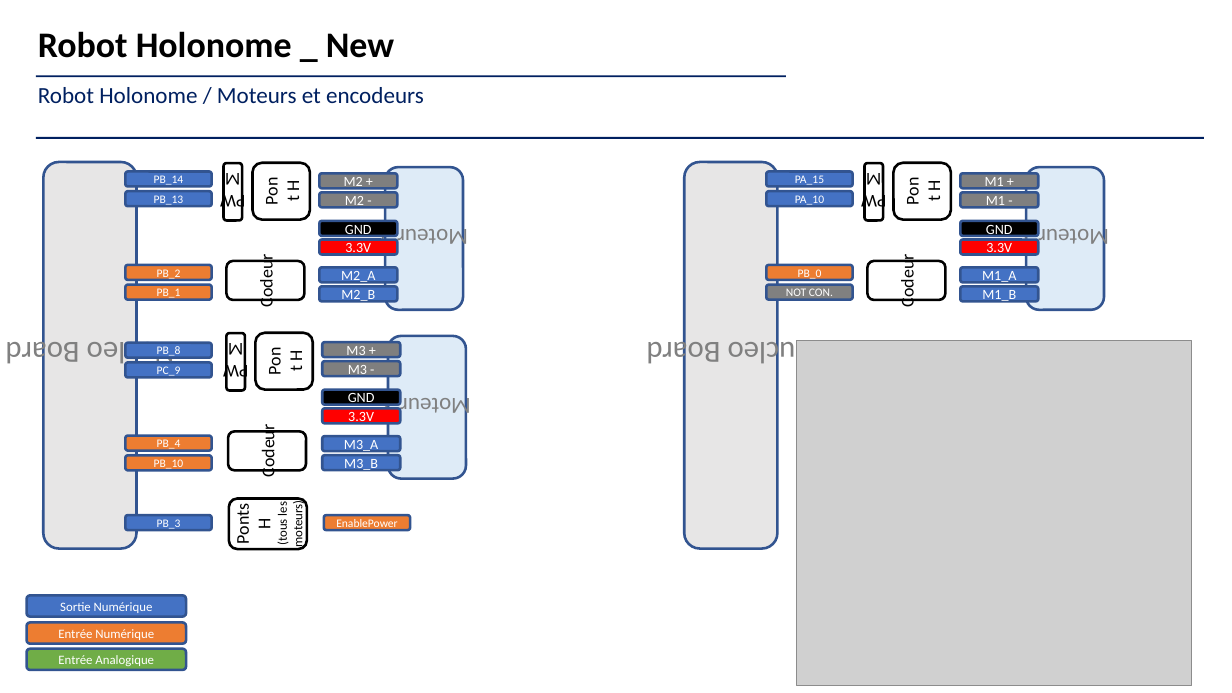
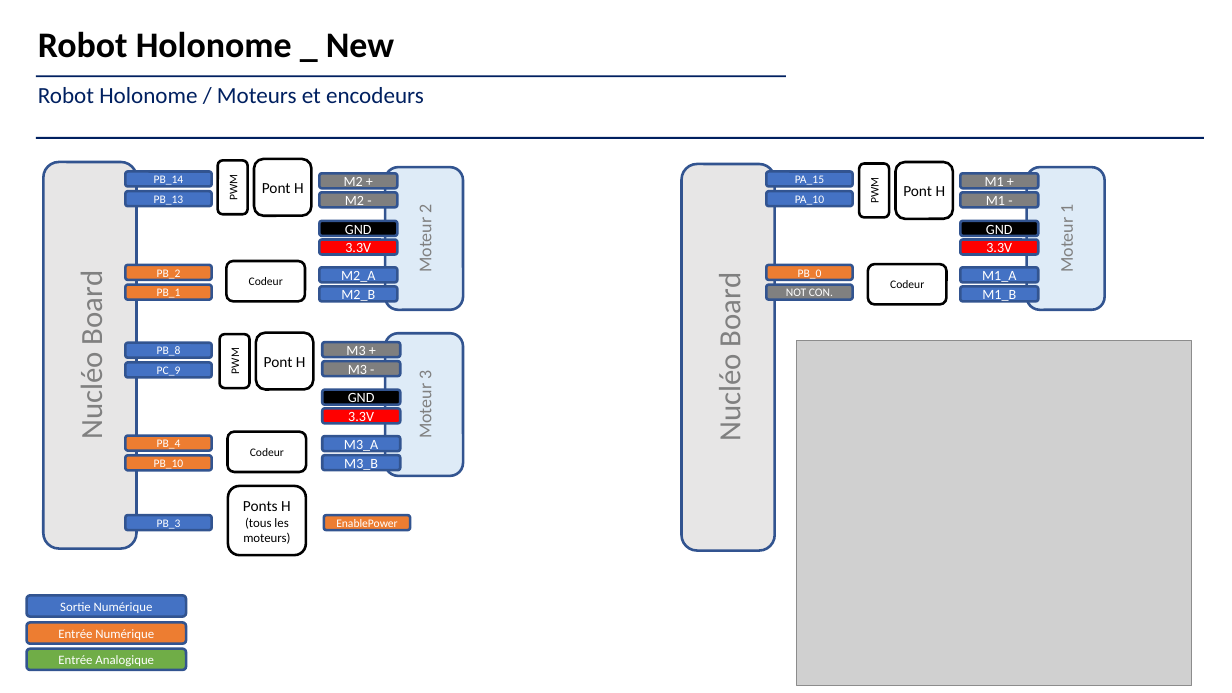
Before and after one commit to IOGS-LEnsE-embedded/Maquettes_LEnsE, a slide deck: slide 4 of Maquettes/Elec_Num_Emb/Robot_Holonome/brochages.pptx. Drawn at 1232x693 pixels with LibreOffice and Linux fonts; fonts in the diff are those of the drawing; grey boxes stand for pictures. Boxes give left, top, right and bottom in pixels: in the first picture for what was removed or moved away, otherwise in the second. Text is boxed around its words. In the diff, an @@ line names an element or a change of style, - is before the commit and + after.

```diff
--- a/Maquettes/Elec_Num_Emb/Robot_Holonome/brochages.pptx
+++ b/Maquettes/Elec_Num_Emb/Robot_Holonome/brochages.pptx
@@ rounded rectangle "PWM": place and size @@
-rounded rectangle "PWM" at [224,163,242,220]
+rounded rectangle "PWM" at [218,161,248,214]
@@ rounded rectangle "Pont H": place and size @@
-rounded rectangle "Pont H" at [253,163,310,220]
+rounded rectangle "Pont H" at [254,159,311,216]
@@ size 14 to 9 pt in 6 elements at [218,161,248,214], [228,432,306,473], [227,261,305,302], [868,264,947,305], [220,335,250,388], [860,164,889,217] @@
@@ rounded rectangle "PWM": place and size @@
-rounded rectangle "PWM" at [865,163,884,220]
+rounded rectangle "PWM" at [860,164,889,217]
@@ size 14 to 12 pt in 3 elements at [254,159,311,216], [256,333,313,390], [895,162,952,219] @@
@@ rounded rectangle "Codeur": place and size @@
-rounded rectangle "Codeur" at [868,261,945,299]
+rounded rectangle "Codeur" at [868,264,947,305]
@@ text in rounded rectangle at [73,278,111,437]: text changed @@
-Nucleo Board
+Nucléo Board
@@ text in rounded rectangle at [711,280,749,439]: text changed @@
-Nucleo Board
+Nucléo Board
@@ rounded rectangle "PWM": place and size @@
-rounded rectangle "PWM" at [226,333,245,390]
+rounded rectangle "PWM" at [220,335,250,388]
@@ size 18 to 14 pt in 3 elements at [385,167,463,310], [1027,167,1104,310], [385,334,463,476] @@
@@ rounded rectangle "Ponts H (tous les moteurs)": place and size @@
-rounded rectangle "Ponts H (tous les moteurs)" at [230,499,307,549]
+rounded rectangle "Ponts H (tous les moteurs)" at [228,486,305,555]
@@ rounded rectangle "Ponts H (tous les moteurs)" at [228,486,305,555]: size 14 to 12 pt in "Ponts H" @@
```
Also in this commit, not shown: 2 other slides changed, 4 other files.
